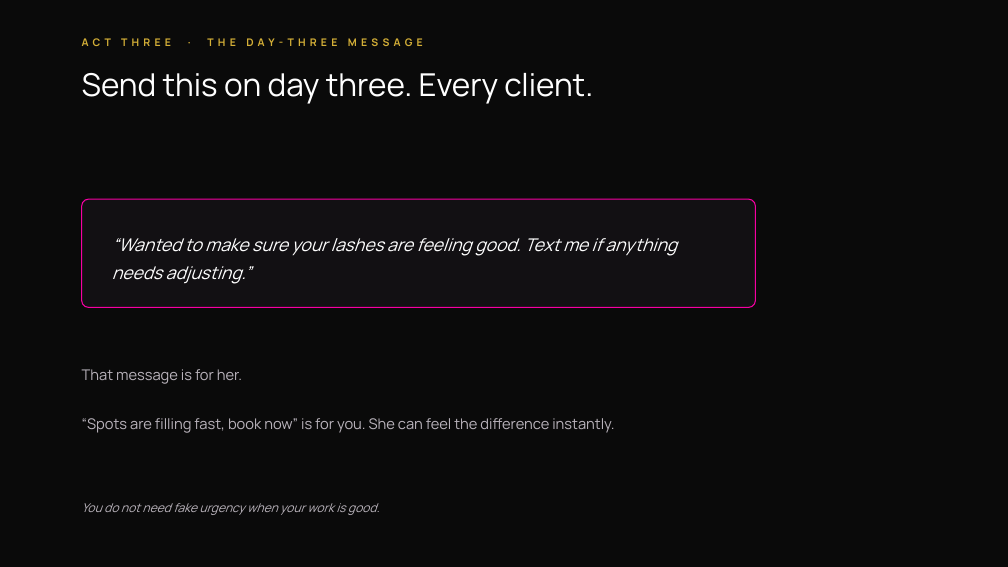
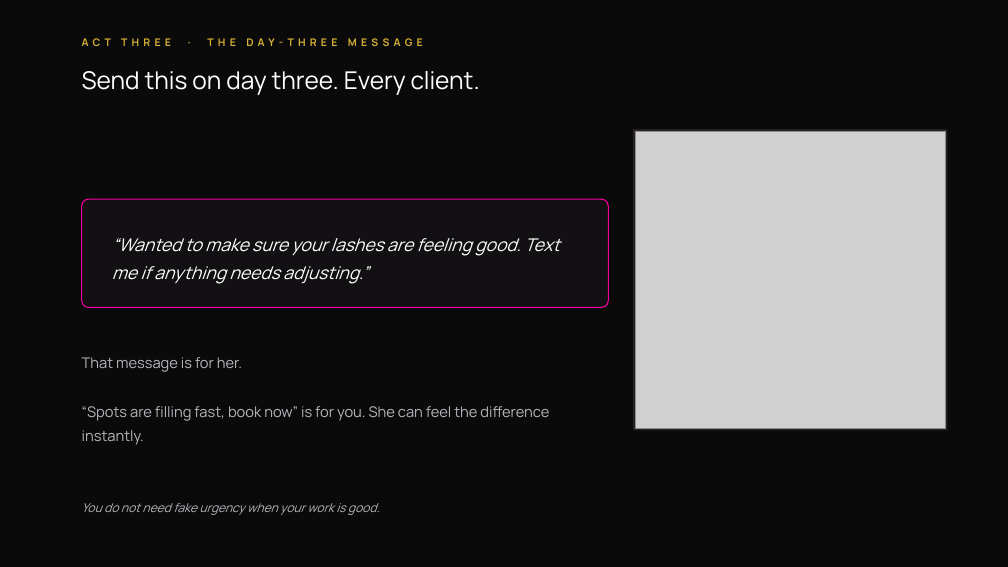
Before and after one commit to destynibeauty-creator/RLU-OFFER, a slide deck: slide 28 of slides/The-Retention-Room.pptx (slide 24 before the commit). Drawn at 1008x567 pixels with LibreOffice and Linux fonts; fonts in the diff are those of the drawing; grey boxes stand for pictures. Boxes give left, top, right and bottom in pixels: in the first picture for what was removed or moved away, otherwise in the second. Text is boxed around its words. In the diff, an @@ line names an element or a change of style, - is before the commit and + after.

```diff
--- a/slides/The-Retention-Room.pptx
+++ b/slides/The-Retention-Room.pptx
@@ text "Send this on day three. ..." at [82, 71, 480, 95]: size 45 to 35 pt; line spacing 53.1pt to 41.3pt @@
@@ rectangle added at [633, 129, 948, 430], fill #262026 @@
@@ picture added at [635, 131, 946, 428] @@
@@ rounded rectangle: place and size @@
-rounded rectangle at [82, 199, 755, 307]
+rounded rectangle at [82, 199, 608, 307]
@@ text "“Wanted to make sure your ..." rewrapped from [112, 238, 677, 284] to [112, 238, 559, 284] @@
@@ text "That message is for her." rewrapped from [82, 369, 614, 433] to [82, 357, 549, 445] @@
```
Also in this commit, not shown: 18 other slides changed, 7 slides added, 1 slide removed, 26 other files.
